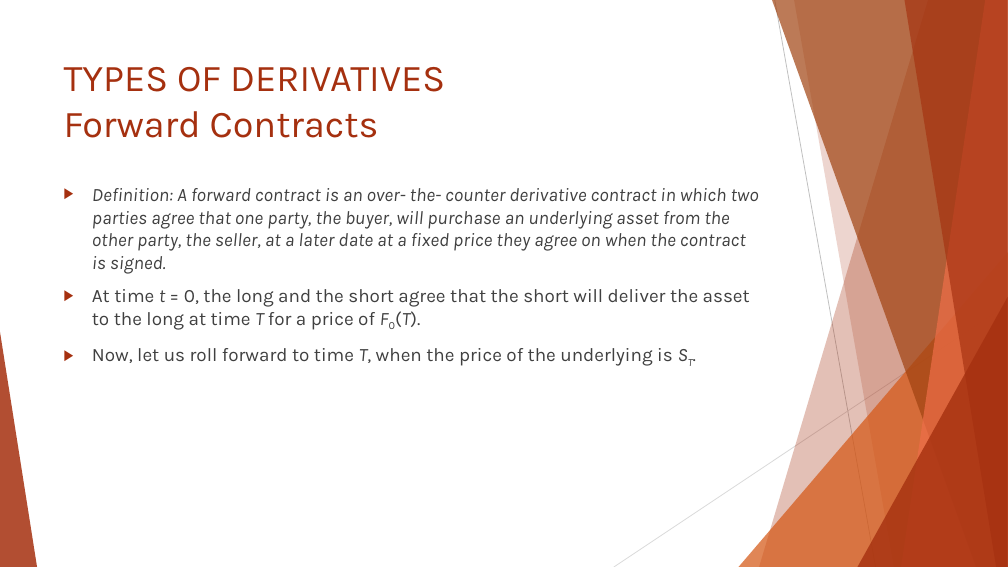
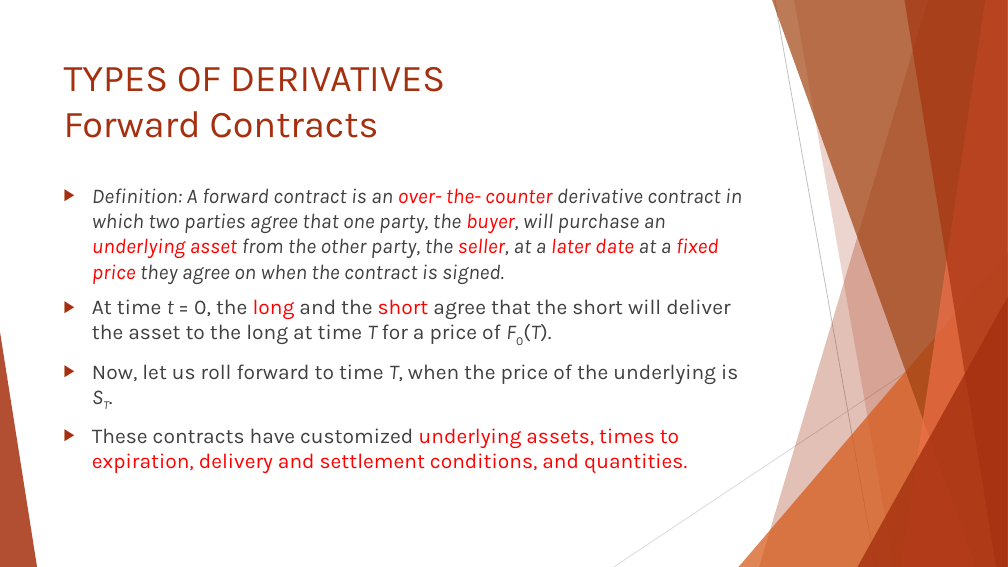
Before and after one commit to Isco0530/data, a slide deck: slide 5 of Reading 45.pptx. Drawn at 1008x567 pixels with LibreOffice and Linux fonts; fonts in the diff are those of the drawing. Boxes give left, top, right and bottom in pixels: in the first picture for what was removed or moved away, otherwise in the second. Text is boxed around its words. In the diff, an @@ line names an element or a change of style, - is before the commit and + after.

```diff
--- a/Reading 45.pptx
+++ b/Reading 45.pptx
@@ text at <box>92,188,742,384</box>: size 18 to 20 pt in "Definition: A forward contract is an over- ...", "At time t = 0, the long ...", "Now, let us roll forward to time ..."; text colour #404040 to #FF0000 in "over- the- counter buyer, underlying asset seller, ...", "long short" @@
@@ text at <box>92,428,687,473</box>: paragraph added @@
+▶ These contracts have customized underlying assets, times to expiration, delivery and settlement conditions, and quantities.
```
Also in this commit, not shown: 1 other slide changed.
